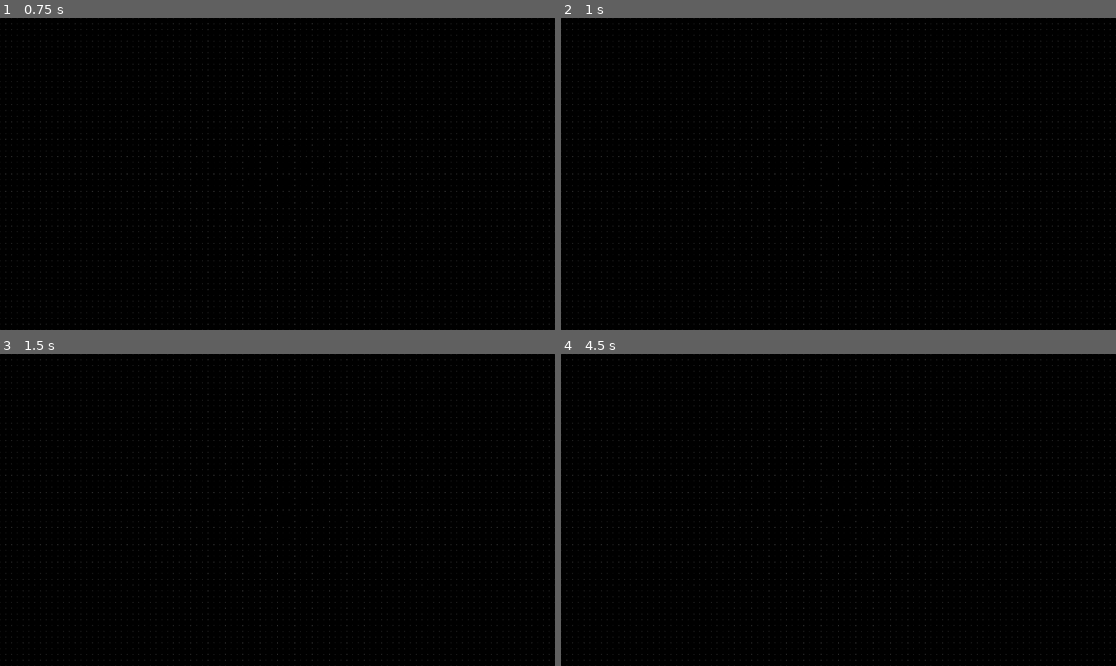
Above: before the commit, frames 1-4 (two rows, left to right).
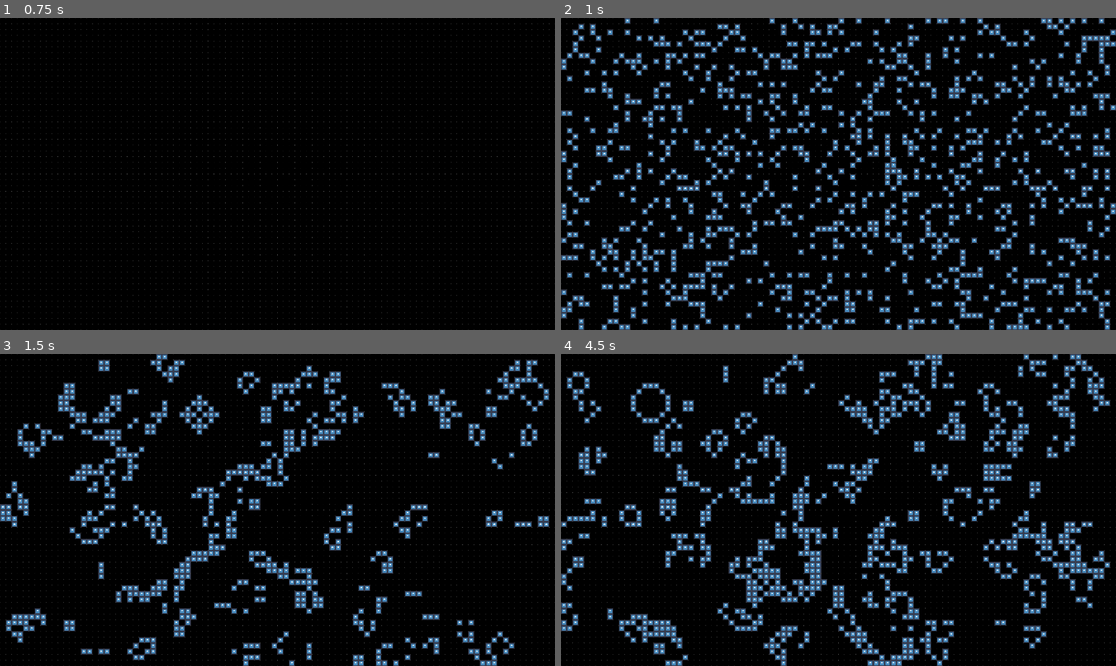
Above: after the commit, the same moments.

Repository: JontePonte/GameOfLife
Game: Godot game, scene res://Main.tscn
Two runs of this game, one before a commit and one after it. Both use one fixed random seed, a clock stepped at 60 frames per second and the inputs below. The engine's default icon, where the game draws it, is replaced by a stand-in: a white triangle on a blue panel in a dark square.
Inputs (mouse positions are in pixels of both pictures, inside the frame that each line leads up to):
- Up to frame 1 (0.75 s): tap Enter at 0.5 s; move the mouse to (399, 158) at 0.52 s; hold B (blackout, bound only after the commit) from 0.53 s (still down)
- Up to frame 2 (1 s): keep holding B (blackout, bound only after the commit); tap R (randomize, bound only after the commit) at 0.8 s
- Up to frame 3 (1.5 s): tap Space (toggle_play) at 1.25 s; move the mouse to (166, 525) at 1.27 s; release B (blackout, bound only after the commit) at 1.28 s; tap R (randomize, bound only after the commit) at 1.35 s
- Up to frame 4 (4.5 s): tap B (blackout, bound only after the commit) at 1.55, 3.05 s; tap Enter at 2 s; move the mouse to (894, 441) at 2.02 s; press the mouse at (894, 441) at 2.03 s; tap R (randomize, bound only after the commit) at 2.3, 3.8, 4.35 s; move the mouse to (810, 572) at 2.77 s; release the mouse at (810, 572) at 2.78 s; tap Space (toggle_play) at 2.85, 3.5 s; move the mouse to (1005, 556) at 3.52 s; hold B (blackout, bound only after the commit) 3.53-4.28 s; move the mouse to (672, 463) at 4.27 s

Frame 1 is identical in both runs. In frame 2, 21% of the frame differs, in the area x 0-100%, y 0-100%; in frame 3, 13%; in frame 4, 18%.

Commit message:
created blackout button on b

Diff:
--- a/GoL Godot/Main.gd
+++ b/GoL Godot/Main.gd
@@ -2,6 +2,7 @@
 
 
 const TILE_SIZE = 64
+var rand_prob = 0.2
 
 export(int) var width
 export(int) var height
@@ -34,17 +35,38 @@
 	if event.is_action_pressed("click"):
 		var pos = (get_local_mouse_position()/TILE_SIZE).floor()
 		set_cellv(pos, 1-get_cellv(pos))
+	if event.is_action_pressed("randomize"):
+		randomize_field(rand_prob)
+	if event.is_action_pressed("blackout"):
+		randomize_field(0)
 
 
 func _process(_delta):
 	update_field()
 
 
+func randomize_field(prob):
+	var rand_field = []
+	for _x in range(width):
+		var rand_field_col = []
+		for _y in range(height):
+			if randf() < prob:
+				rand_field_col.append(1)
+			else:
+				rand_field_col.append(0)
+		rand_field.append(rand_field_col)
+
+	# update tilemap
+	for x in range(width):
+		for y in range(height):
+			set_cell(x, y, rand_field[x][y])
+
+
+
 func update_field():
 	if !playing:
 		return
 
-	# adjust state in temp_field
 	for x in range(width):
 		for y in range(height):
 			var live_neighbors = 0
--- a/GoL Godot/project.godot
+++ b/GoL Godot/project.godot
@@ -36,6 +36,16 @@
 "events": [ Object(InputEventKey,"resource_local_to_scene":false,"resource_name":"","device":0,"alt":false,"shift":false,"control":false,"meta":false,"command":false,"pressed":false,"scancode":32,"unicode":0,"echo":false,"script":null)
  ]
 }
+randomize={
+"deadzone": 0.5,
+"events": [ Object(InputEventKey,"resource_local_to_scene":false,"resource_name":"","device":0,"alt":false,"shift":false,"control":false,"meta":false,"command":false,"pressed":false,"scancode":82,"unicode":0,"echo":false,"script":null)
+ ]
+}
+blackout={
+"deadzone": 0.5,
+"events": [ Object(InputEventKey,"resource_local_to_scene":false,"resource_name":"","device":0,"alt":false,"shift":false,"control":false,"meta":false,"command":false,"pressed":false,"scancode":66,"unicode":0,"echo":false,"script":null)
+ ]
+}
 
 [rendering]
 
